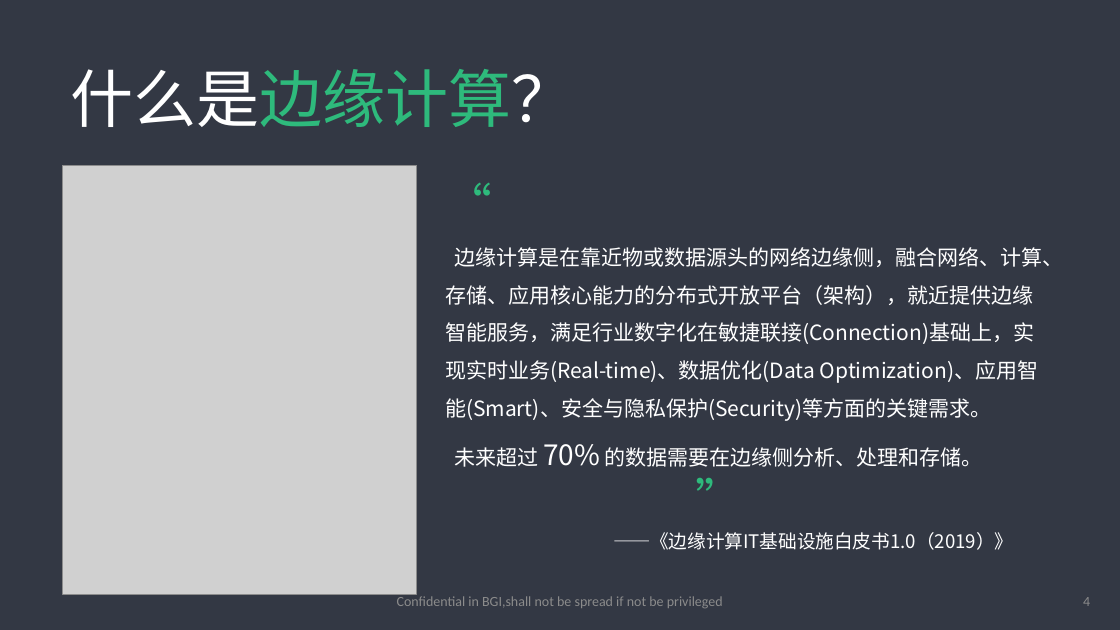
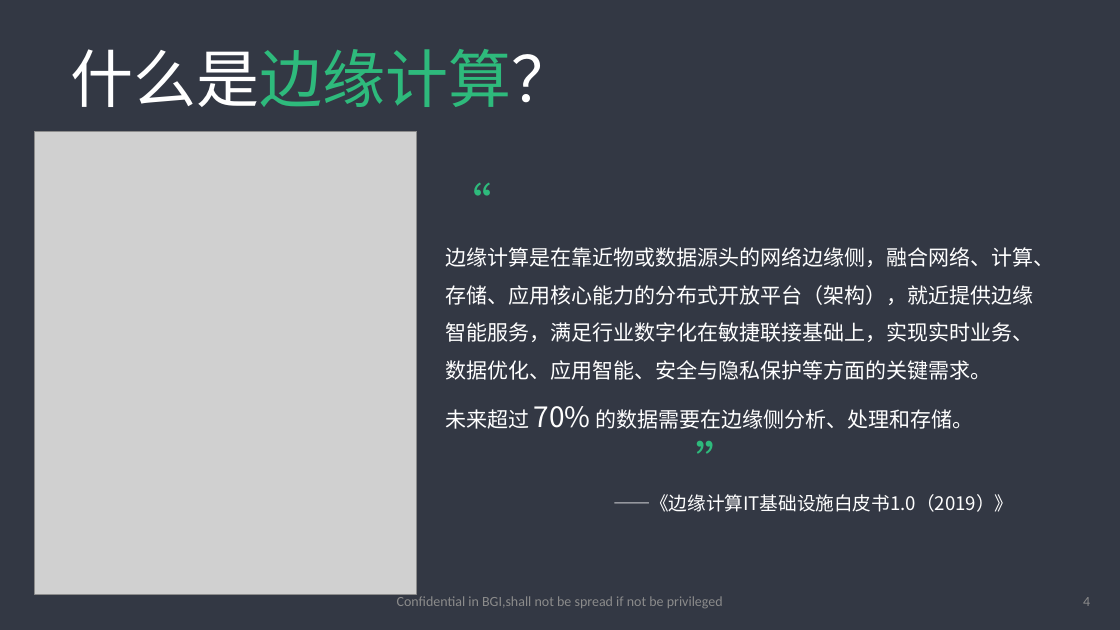
Before and after one commit to haobolicpp/EdgeComputing, a slide deck: slide 4 of 边缘计算.pptx. Drawn at 1120x630 pixels with LibreOffice and Linux fonts; fonts in the diff are those of the drawing; grey boxes stand for pictures; background and template pictures are left out. Boxes give left, top, right and bottom in pixels: in the first picture for what was removed or moved away, otherwise in the second. Text is boxed around its words. In the diff, an @@ line names an element or a change of style, - is before the commit and + after.

```diff
--- a/边缘计算.pptx
+++ b/边缘计算.pptx
@@ text "什么是边缘计算？" moved from (x1=71, y1=69, x2=575, y2=127) to (x1=71, y1=49, x2=575, y2=107) @@
@@ picture resized from (x1=62, y1=166, x2=417, y2=595) to (x1=34, y1=131, x2=417, y2=594) @@
@@ text at (x1=445, y1=247, x2=1054, y2=380): text changed @@
-边缘计算是在靠近物或数据源头的网络边缘侧，融合网络、计算、存储、应用核心能力的分布式开放平台（架构），就近提供边缘智能服务，满足行业数字化在敏捷联接(Connection)基础上，实现实时业务(Real-time)、数据优化(Data Optimization)、应用智能(Smart)、安全与隐私保护(Security)等方面的关键需求。
+边缘计算是在靠近物或数据源头的网络边缘侧，融合网络、计算、存储、应用核心能力的分布式开放平台（架构），就近提供边缘智能服务，满足行业数字化在敏捷联接基础上，实现实时业务、数据优化、应用智能、安全与隐私保护等方面的关键需求。
```
Also in this commit, not shown: 6 other slides changed, 10 slides added, 3 other files.
